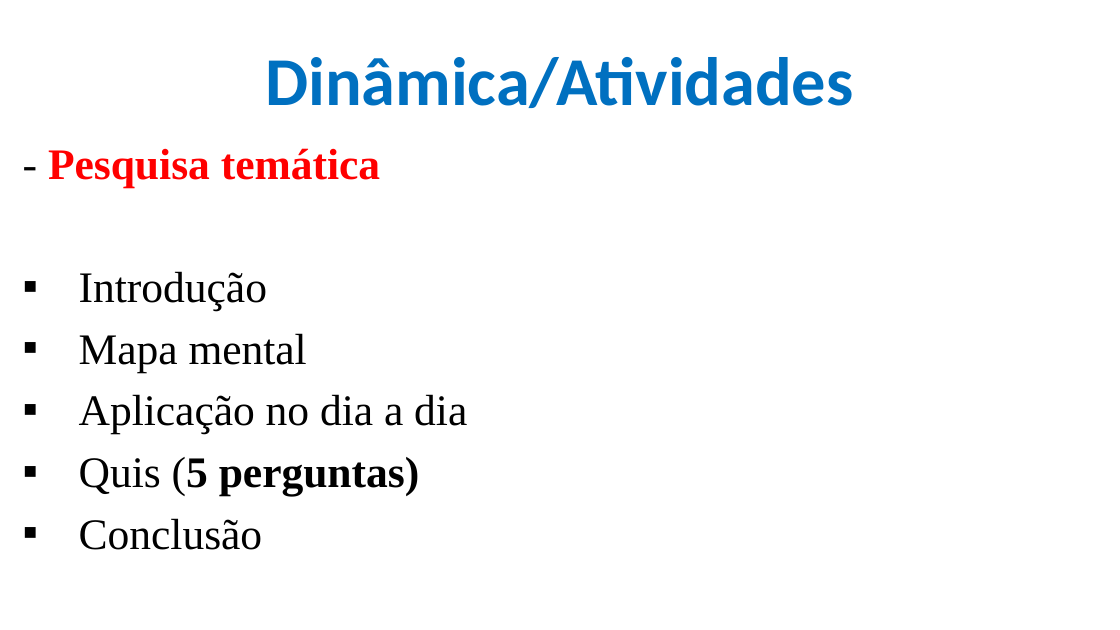
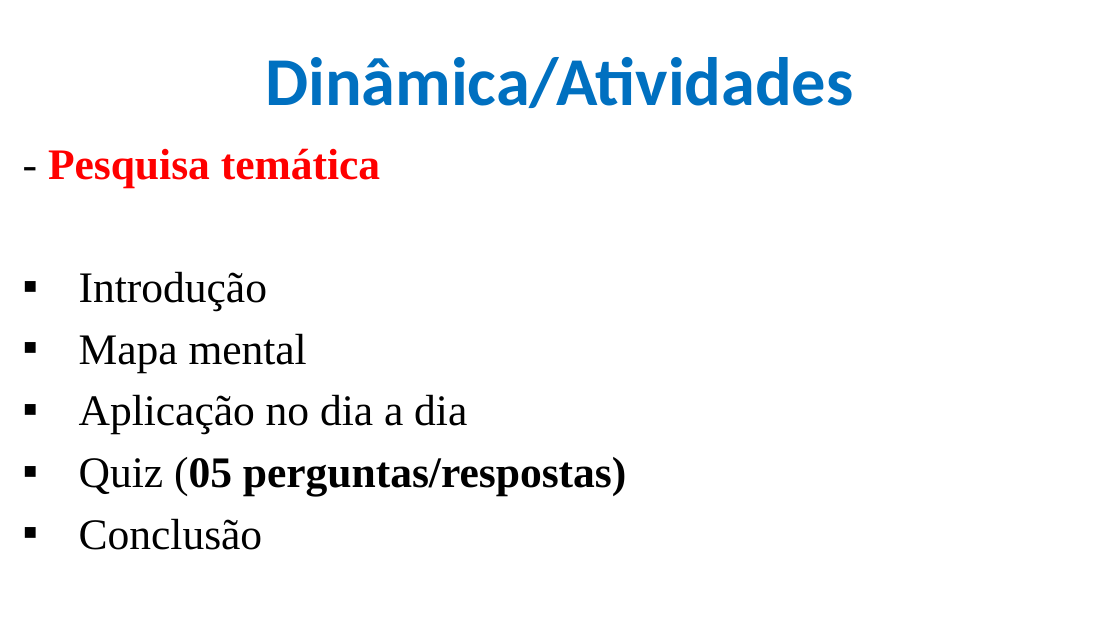
Before and after one commit to CloudEducationBrazil/WydenArquiteturaComputadores, a slide deck: slide 27 of 01 Classes/Aula0 - Arquitetura de Computadores.pptx. Drawn at 1120x630 pixels with LibreOffice and Linux fonts; fonts in the diff are those of the drawing; background and template pictures are left out. Boxes give left, top, right and bottom in pixels: in the first picture for what was removed or moved away, otherwise in the second. Text is boxed around its words. In the diff, an @@ line names an element or a change of style, - is before the commit and + after.

Commit message:
atividade mapa conceitual sistema computacional 19032023

```diff
--- a/01 Classes/Aula0 - Arquitetura de Computadores.pptx
+++ b/01 Classes/Aula0 - Arquitetura de Computadores.pptx
@@ text at [79, 457, 627, 496]: text changed @@
-▪ Quis (5 perguntas)
+▪ Quiz (05 perguntas/respostas)
```
Also in this commit, not shown: 1 other slide changed, 1 other file.
